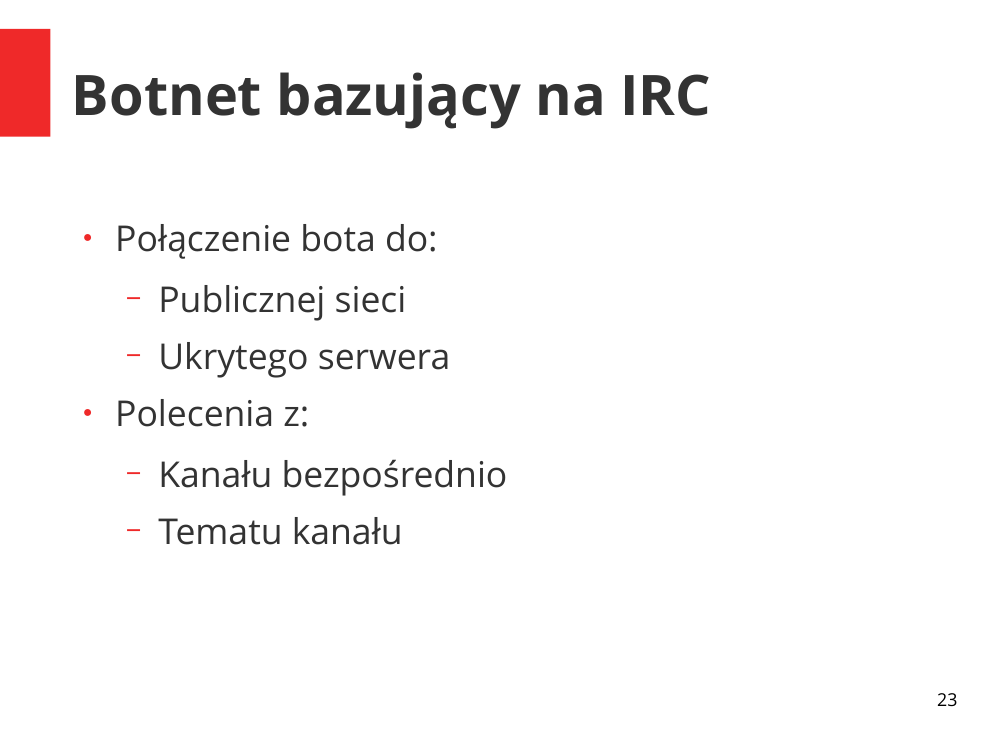
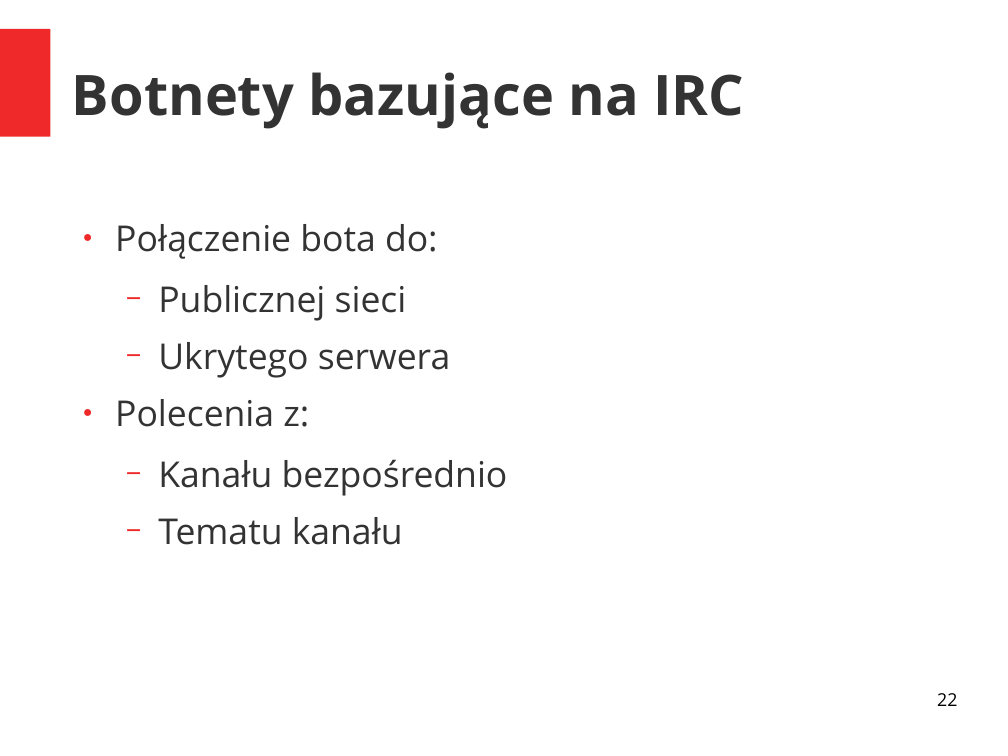
Before and after one commit to grzegorznowacki/Botnets, a slide deck: slide 22 of prezentacja.odp (slide 23 before the commit). Drawn at 1008x756 pixels with LibreOffice and Linux fonts; fonts in the diff are those of the drawing. Boxes give left, top, right and bottom in pixels: in the first picture for what was removed or moved away, otherwise in the second. Text is boxed around its words. In the diff, an @@ line names an element or a change of style, - is before the commit and + after.

```diff
--- a/prezentacja.odp
+++ b/prezentacja.odp
@@ title at bbox=[72, 72, 744, 129]: text changed @@
-Botnet bazujący na IRC
+Botnety bazujące na IRC
@@ page number at bbox=[937, 693, 957, 706]: text changed @@
-23
+22
```
Also in this commit, not shown: 8 other slides changed, 2 slides removed.
